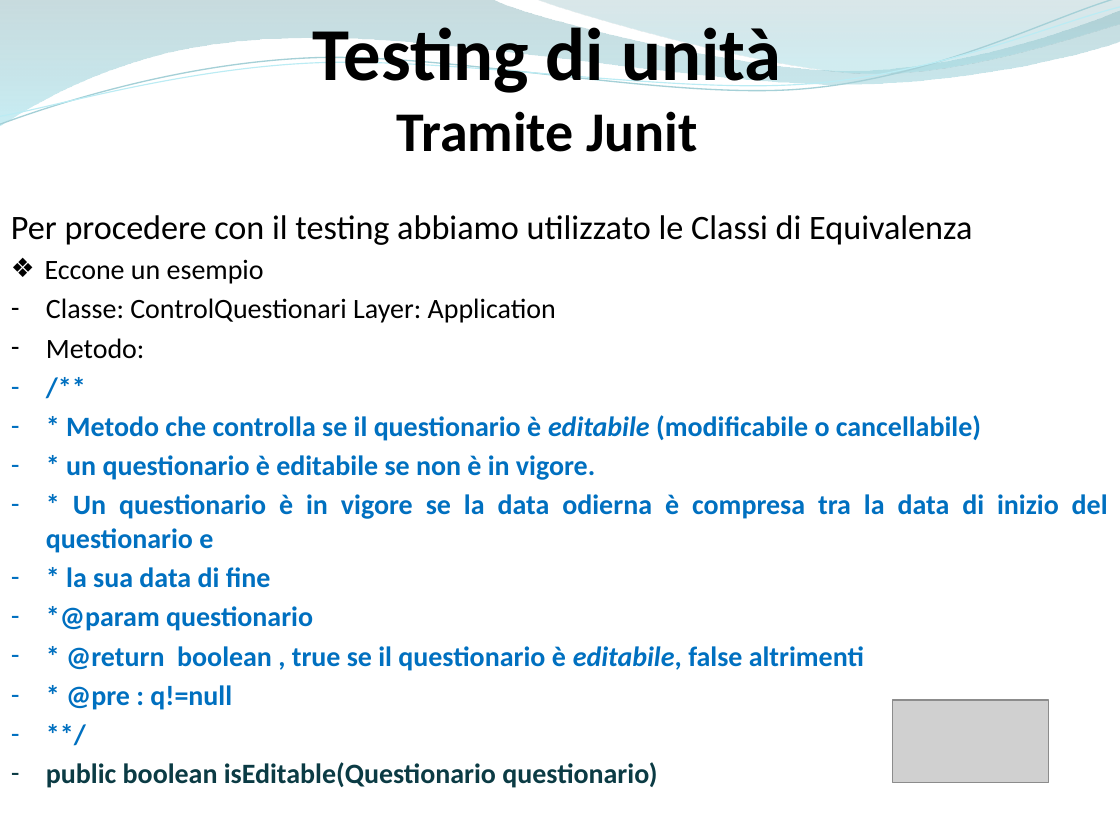
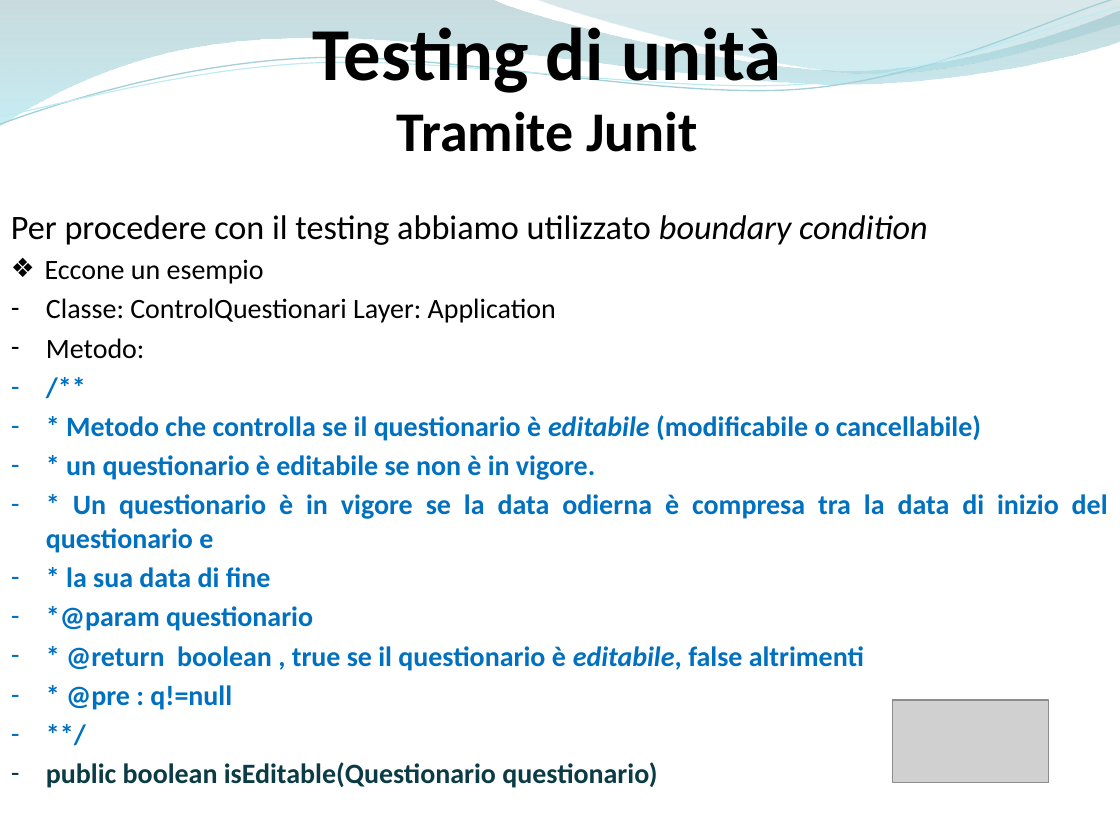
Before and after one commit to ammirate/at-silo, a slide deck: slide 34 of Presentazione/Atsilo3/Atsilo_H_PresentazioneFinale.pptx (slide 35 before the commit). Drawn at 1120x840 pixels with LibreOffice and Linux fonts; fonts in the diff are those of the drawing; grey boxes stand for pictures. Boxes give left, top, right and bottom in pixels: in the first picture for what was removed or moved away, otherwise in the second. Text is boxed around its words. In the diff, an @@ line names an element or a change of style, - is before the commit and + after.

```diff
--- a/Presentazione/Atsilo3/Atsilo_H_PresentazioneFinale.pptx
+++ b/Presentazione/Atsilo3/Atsilo_H_PresentazioneFinale.pptx
@@ text at (11, 215, 928, 245): text changed @@
-Per procedere con il testing abbiamo utilizzato le Classi di Equivalenza
+Per procedere con il testing abbiamo utilizzato boundary condition
```
Also in this commit, not shown: 2 other slides changed, 1 slide added, 3 slides removed, 1 other file.
